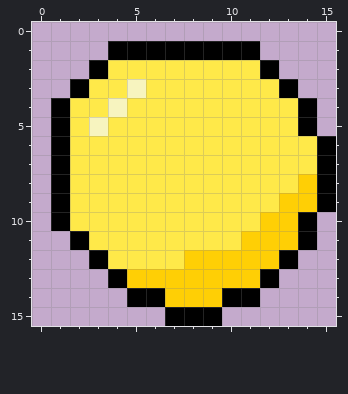
One commit to this pixel-art sprite: Content/images/map/bubbles/bubble_yellow.png. Above: the version before the commit.
The file is 16x16 pixels.
After the commit:
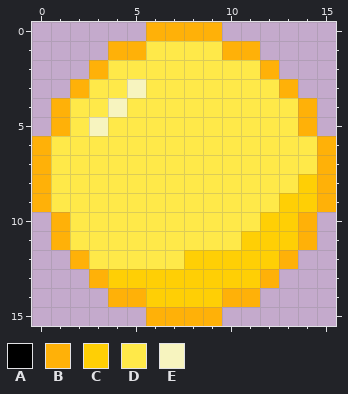
Palette (. is transparent): A #000000  B #ffb108  C #ffcf05  D #ffe949  E #f7f4bf
What changed:
Changed rows in their new state; - is an unchanged pixel.
first column x 0:
 0 ------BBBB------
 1 ----BBDDDDBB----
 2 ---B--------B---
 3 --B----------B--
 4 -B------------B-
 5 -B------------B-
 6 BD-------------B
 7 BD-------------B
 8 BD-------------B
 9 BD-------------B
10 -B------------B-
11 -BD-----------B-
12 --BD---------B--
13 ---BC-------B---
14 ----BBC---BB----
15 ------BBBB------
Boxes around the changes in both pictures, in picture pixels (x1, y1, x2, y2):
changed: (32, 22, 336, 326)
